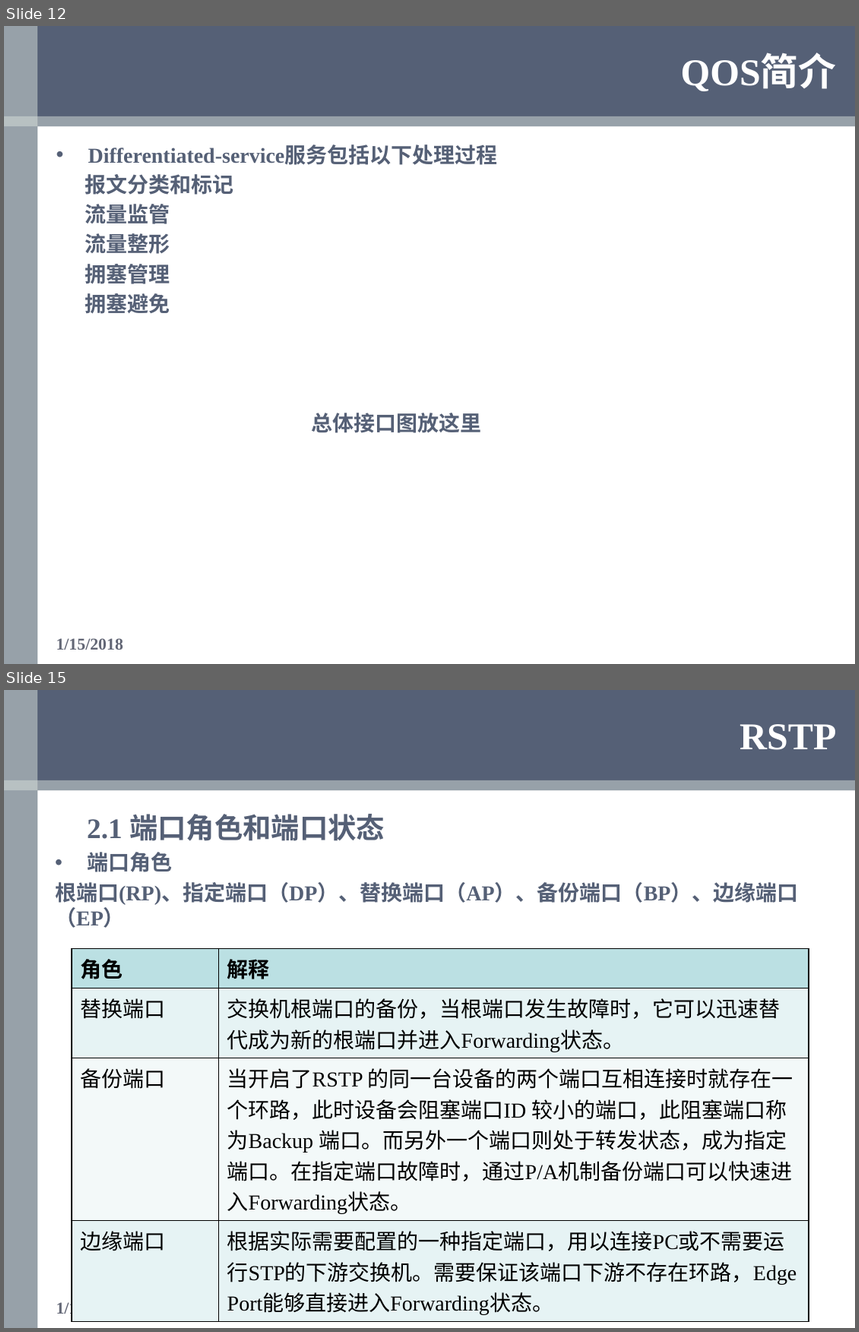
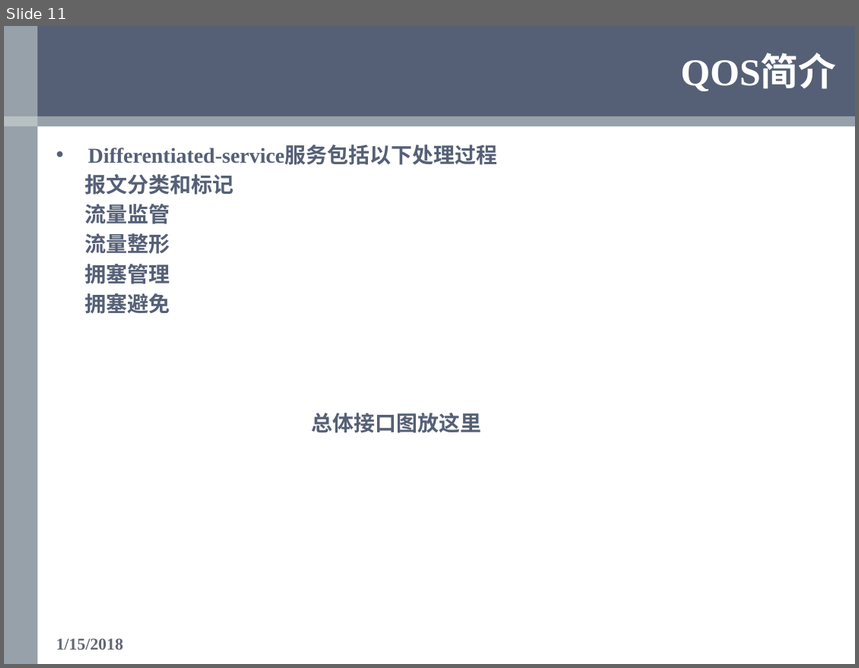
Before and after one commit to OOCC/PlanGIt, a slide deck: Personal/xueyu/Work/银河风云/QOS/QOS学习报告—薛雨.pptx. Shown one above the other, each under a label of ours: slides 12 and 15 before the commit, slide 11 after it; the slides between them are not shown. The pictures are 859x1332 and 859x668 pixels, drawn with LibreOffice and Linux fonts; fonts in the diff are those of the drawing; background and template pictures are left out. Boxes give left, top, right and bottom in pixels: in the first picture for what was removed or moved away, otherwise in the second. Text is boxed around its words. In the diff, an @@ line names an element or a change of style, - is before the commit and + after.

```diff
--- a/Personal/xueyu/Work/银河风云/QOS/QOS学习报告—薛雨.pptx
+++ b/Personal/xueyu/Work/银河风云/QOS/QOS学习报告—薛雨.pptx
@@ slide 15 removed at (x1=4, y1=690, x2=855, y2=1328), background #FFFFFF; not listed: 4 template elements that a slide beside it also shows @@
@@ title removed at (x1=740, y1=724, x2=836, y2=750) @@
-RSTP
@@ text removed at (x1=55, y1=814, x2=798, y2=928) @@
-2.1 端口角色和端口状态
-• 端口角色
-根端口(RP)、指定端口（DP）、替换端口（AP）、备份端口（BP）、边缘端口（EP）
@@ table removed at (x1=71, y1=948, x2=808, y2=1319), 4 rows, 2 columns @@
-角色 | 解释
-替换端口 | 交换机根端口的备份，当根端口发生故障时，它可以迅速替代成为新的根端口并进入Forwarding状态。
-备份端口 | 当开启了RSTP 的同一台设备的两个端口互相连接时就存在一个环路，此时设备会阻塞端口ID 较小的端口，此阻塞端口称为Backup 端口。而另外一个端口则处于转发状态，成为指定端口。在指定端口故障时，通过P/A机制备份端口可以快速进入Forwarding状态。
-边缘端口 | 根据实际需要配置的一种指定端口，用以连接PC或不需要运行STP的下游交换机。需要保证该端口下游不存在环路，Edge Port能够直接进入Forwarding状态。
@@ text removed at (x1=56, y1=1301, x2=123, y2=1318) @@
-1/14/2018
@@ what was slide 12 is now slide 11 @@
```
Also in this commit, not shown: 11 slides changed, 15 slides added, 27 other slides removed.
